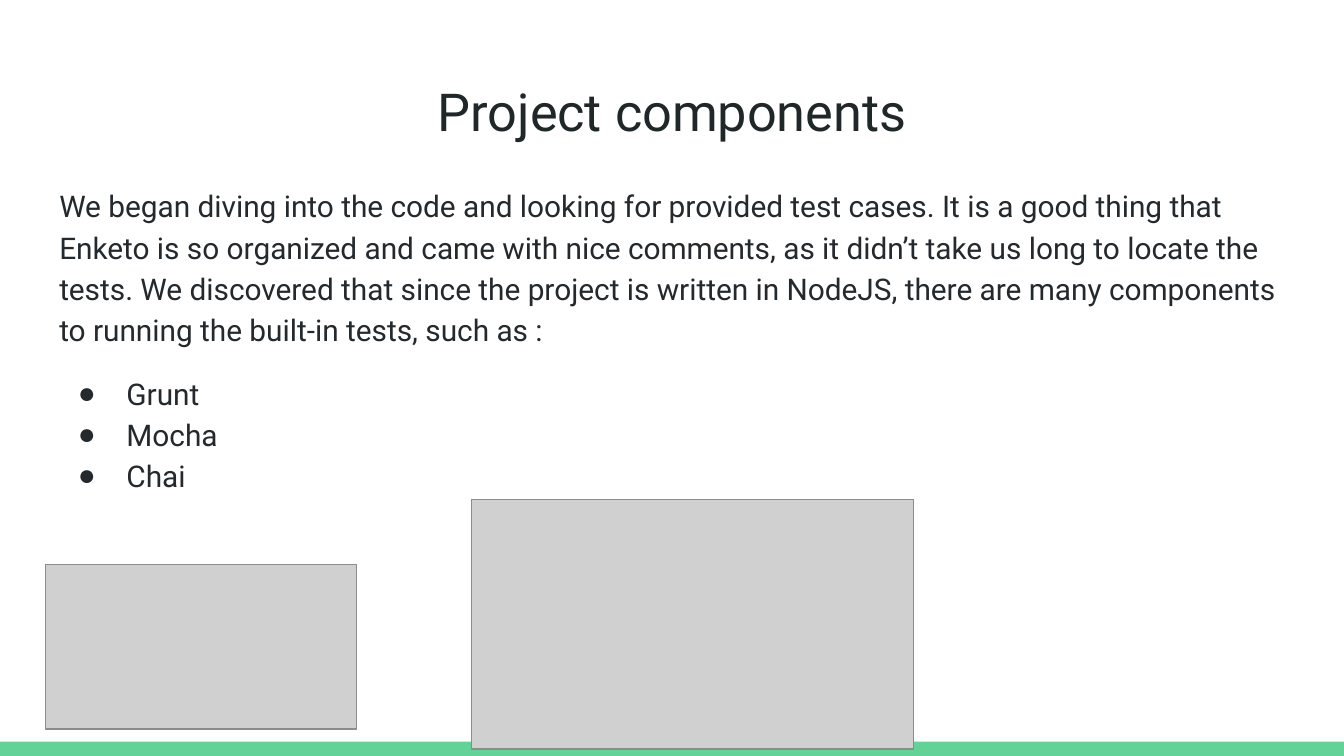
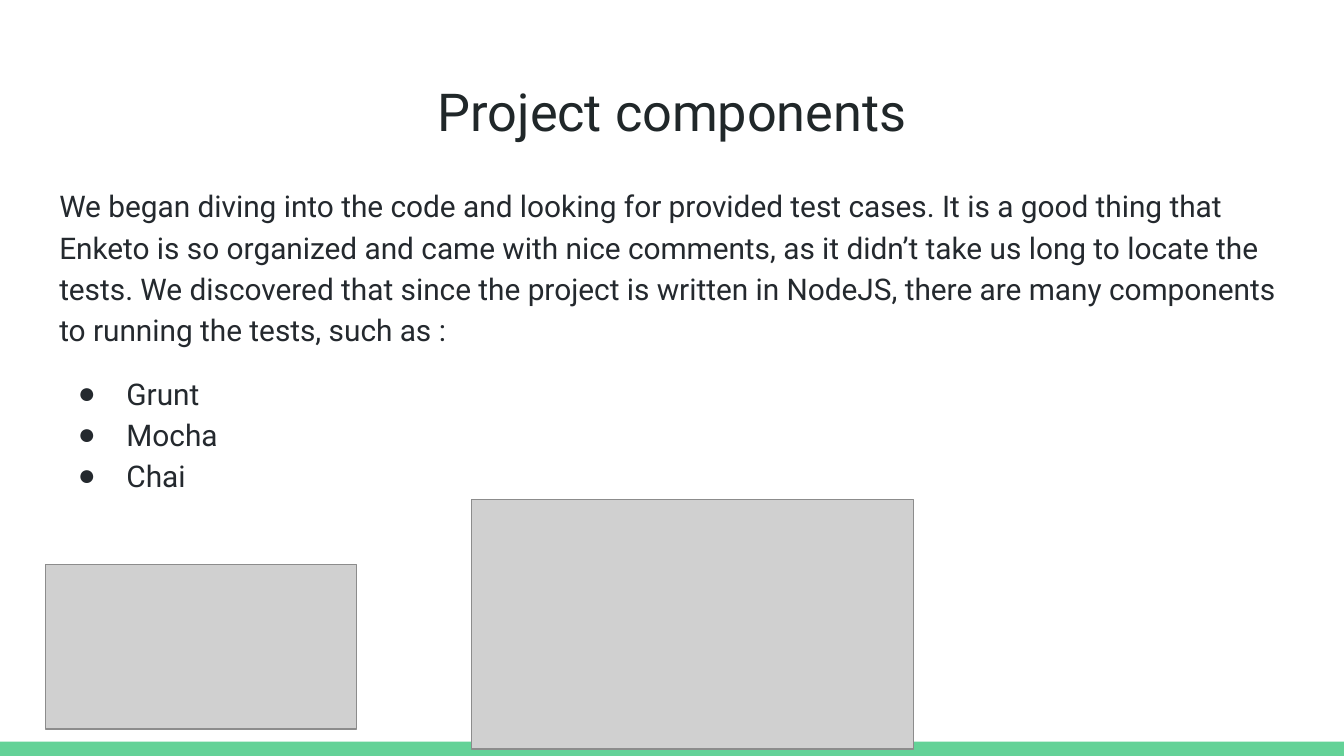
Before and after one commit to CSCI-362-02-2017/KMP, a slide deck: slide 17 of KMP_presentation.pptx. Drawn at 1344x756 pixels with LibreOffice and Linux fonts; fonts in the diff are those of the drawing; grey boxes stand for pictures. Boxes give left, top, right and bottom in pixels: in the first picture for what was removed or moved away, otherwise in the second. Text is boxed around its words. In the diff, an @@ line names an element or a change of style, - is before the commit and + after.

```diff
--- a/KMP_presentation.pptx
+++ b/KMP_presentation.pptx
@@ text at box(59, 194, 1275, 348): text changed @@
-We began diving into the code and looking for provided test cases. It is a good thing that Enketo is so organized and came with nice comments, as it didn’t take us long to locate the tests. We discovered that since the project is written in NodeJS, there are many components to running the built-in tests, such as :
+We began diving into the code and looking for provided test cases. It is a good thing that Enketo is so organized and came with nice comments, as it didn’t take us long to locate the tests. We discovered that since the project is written in NodeJS, there are many components to running the tests, such as :
```
Also in this commit, not shown: 8 other slides changed, 1 slide added.
